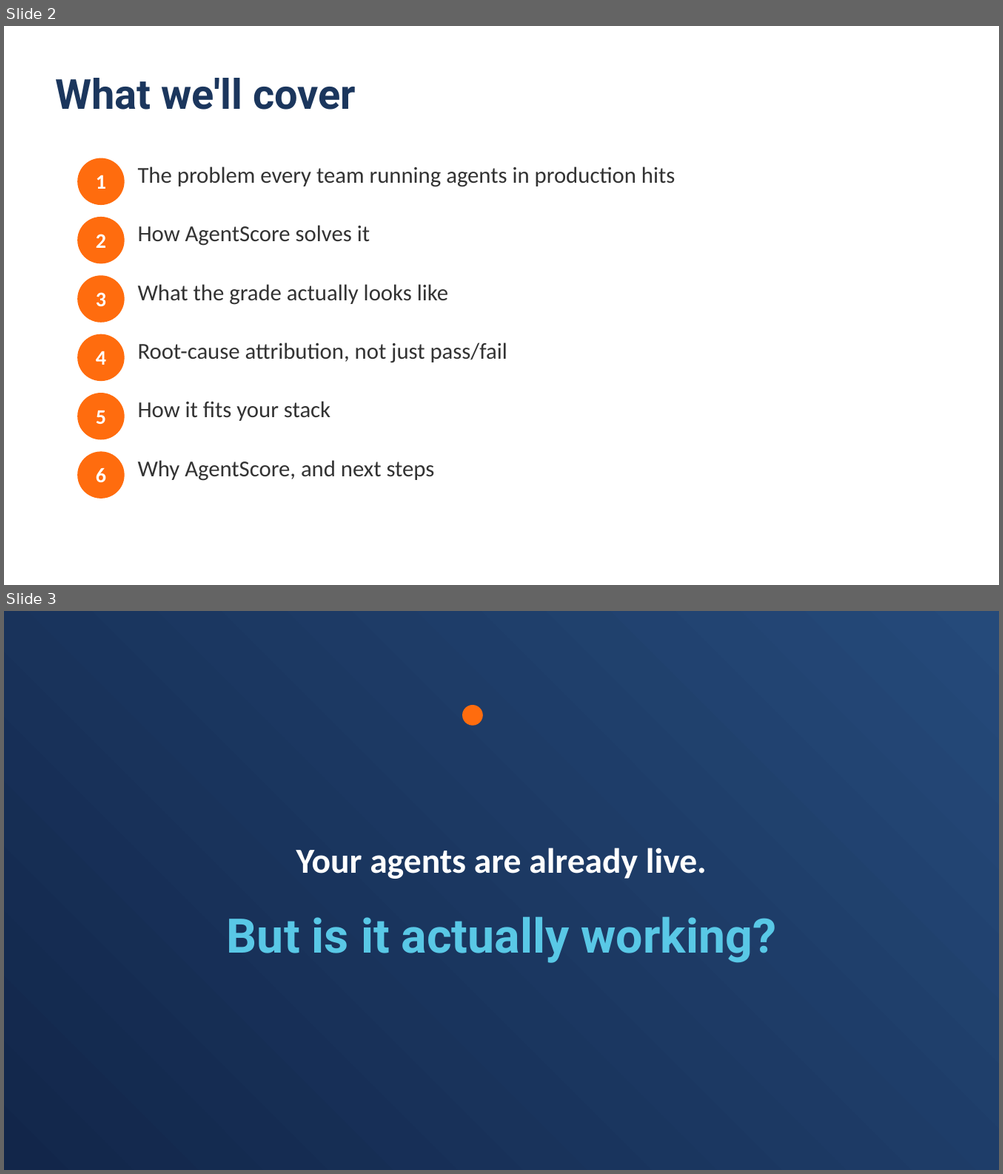
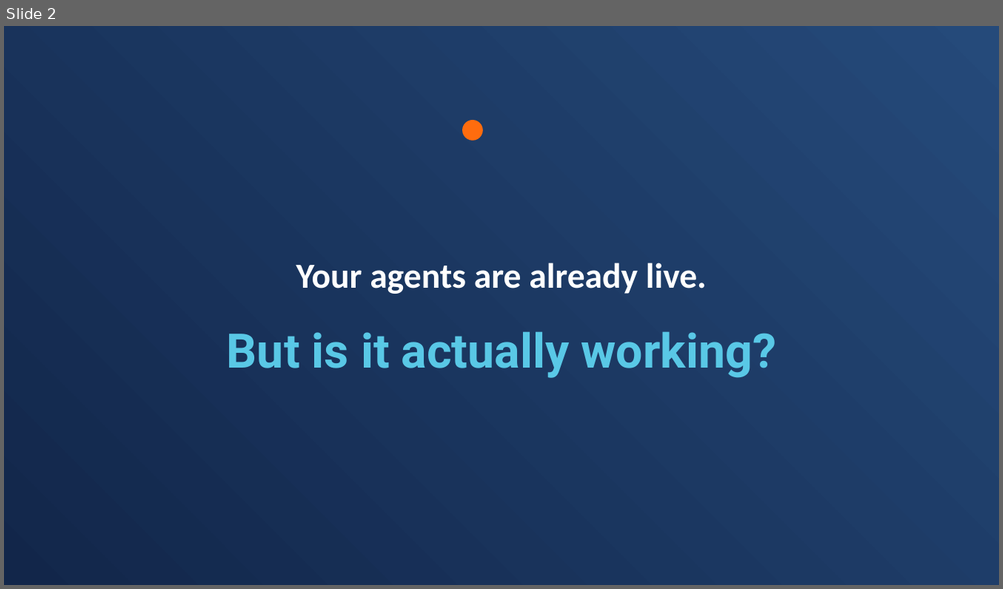
Before and after one commit to ADemers-tricentis/agent-score, a slide deck: docs/deck/AgentScore Overview.pptx. Shown one above the other, each under a label of ours: slides 2 and 3 before the commit, slide 2 after it. The pictures are 1003x1174 and 1003x589 pixels, drawn with LibreOffice and Linux fonts; fonts in the diff are those of the drawing. Boxes give left, top, right and bottom in pixels: in the first picture for what was removed or moved away, otherwise in the second. Text is boxed around its words. In the diff, an @@ line names an element or a change of style, - is before the commit and + after.

```diff
--- a/docs/deck/AgentScore Overview.pptx
+++ b/docs/deck/AgentScore Overview.pptx
@@ slide 2 removed at (x1=4, y1=26, x2=999, y2=585), background #FFFFFF @@
@@ text removed at (x1=55, y1=78, x2=356, y2=110) @@
-What we'll cover
@@ ellipse removed at (x1=77, y1=158, x2=124, y2=205) @@
-1
@@ text removed at (x1=138, y1=167, x2=675, y2=187) @@
-The problem every team running agents in production hits
@@ ellipse removed at (x1=77, y1=217, x2=124, y2=264) @@
-2
@@ text removed at (x1=138, y1=225, x2=370, y2=246) @@
-How AgentScore solves it
@@ ellipse removed at (x1=77, y1=276, x2=124, y2=323) @@
-3
@@ text removed at (x1=138, y1=284, x2=448, y2=305) @@
-What the grade actually looks like
@@ ellipse removed at (x1=77, y1=334, x2=124, y2=381) @@
-4
@@ text removed at (x1=138, y1=343, x2=507, y2=363) @@
-Root-cause attribution, not just pass/fail
@@ ellipse removed at (x1=77, y1=393, x2=124, y2=440) @@
-5
@@ text removed at (x1=138, y1=401, x2=330, y2=421) @@
-How it fits your stack
@@ ellipse removed at (x1=77, y1=452, x2=124, y2=499) @@
-6
@@ text removed at (x1=138, y1=460, x2=435, y2=481) @@
-Why AgentScore, and next steps
@@ what was slide 3 is now slide 2 @@
```
Also in this commit, not shown: 4 slides changed, 3 slides added, 16 other files.
